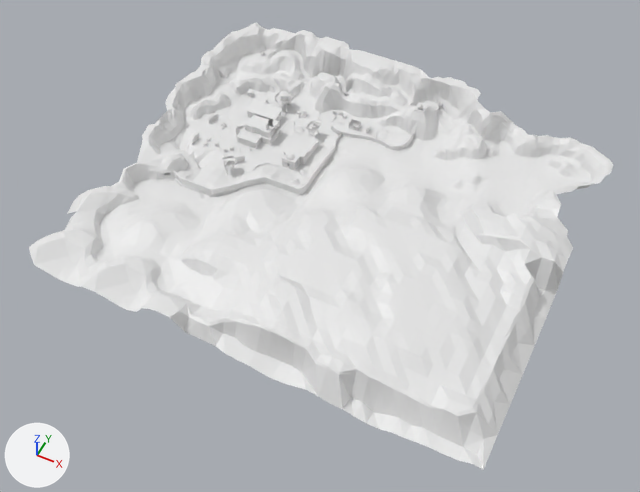
A saved change to the Blender file art/blender/recovered_map_mp73.blend.
One viewpoint serves both versions: a 50 mm lens placed at (121.0, -298.0, 341.0), pointed at (-18.0, -20.0, -6.0). Arrows for +X, +Y and +Z are at lower left; the lights stay in place. The older version comes first. The same objects are shown in both versions, whatever each file hides.

Names of what the first picture shows: 'recovered_map_mp73-colonly'.
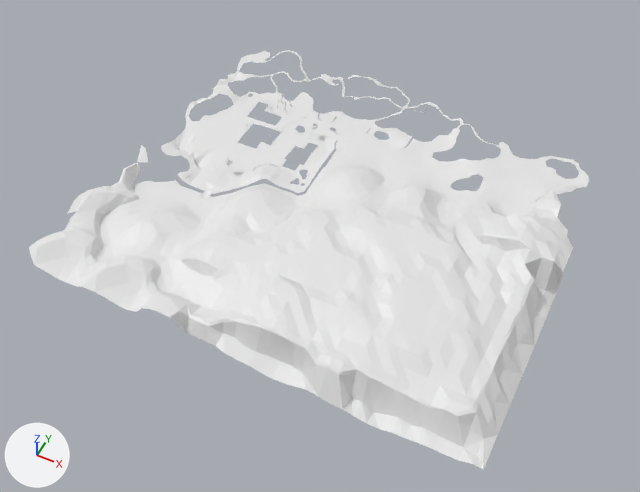
Where the change shows, as pixel boxes [x1, y1, x2, y2] in the pictures (640 x 492 px):
'recovered_map_mp73-colonly', reshaped (6% shorter): before [29, 22, 613, 470]; after [29, 50, 589, 470]
part 1 of me_recovered_map_mp73_colonly, deleted: before [138, 22, 613, 196]
part 2 of me_recovered_map_mp73_colonly, cut back: before [127, 49, 598, 212]; after [172, 50, 589, 199]

What the commit changed:
me_recovered_map_mp73_colonly is used by ob_recovered_map_mp73_colonly; location (0.0, 0.0, 0.0).
me_recovered_map_mp73_colonly had 48585 vertices, 16195 faces and spanned x -142.0..105.0, y -107.0..107.0, z -7.0..26.0.
me_recovered_map_mp73_colonly now has 18294 vertices, 6098 faces and spans x -142.0..102.0, y -107.0..99.0, z -7.0..23.0.
me_recovered_map_mp73_colonly part 1: 8470 loose pieces with 25410 vertices, spanning x -139.0..105.0, y -30.0..107.0, z 3.0..26.0, are deleted.
me_recovered_map_mp73_colonly part 2: 361 vertices moved within x -124.0..95.0, y -24.0..96.0, z 3.0..20.0; 4881 vertices removed from x -130.0..102.0, y -41.0..100.0, z 3.0..22.0.
